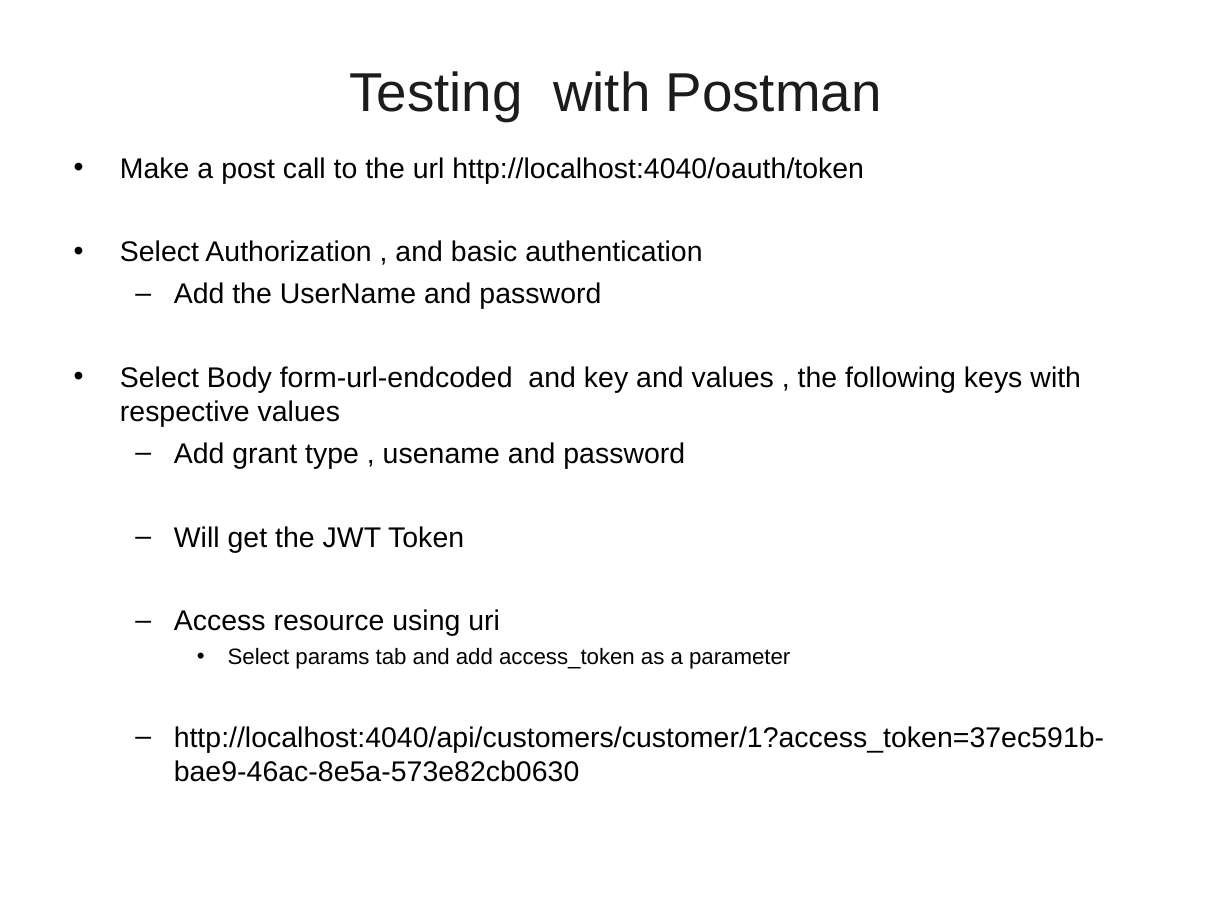
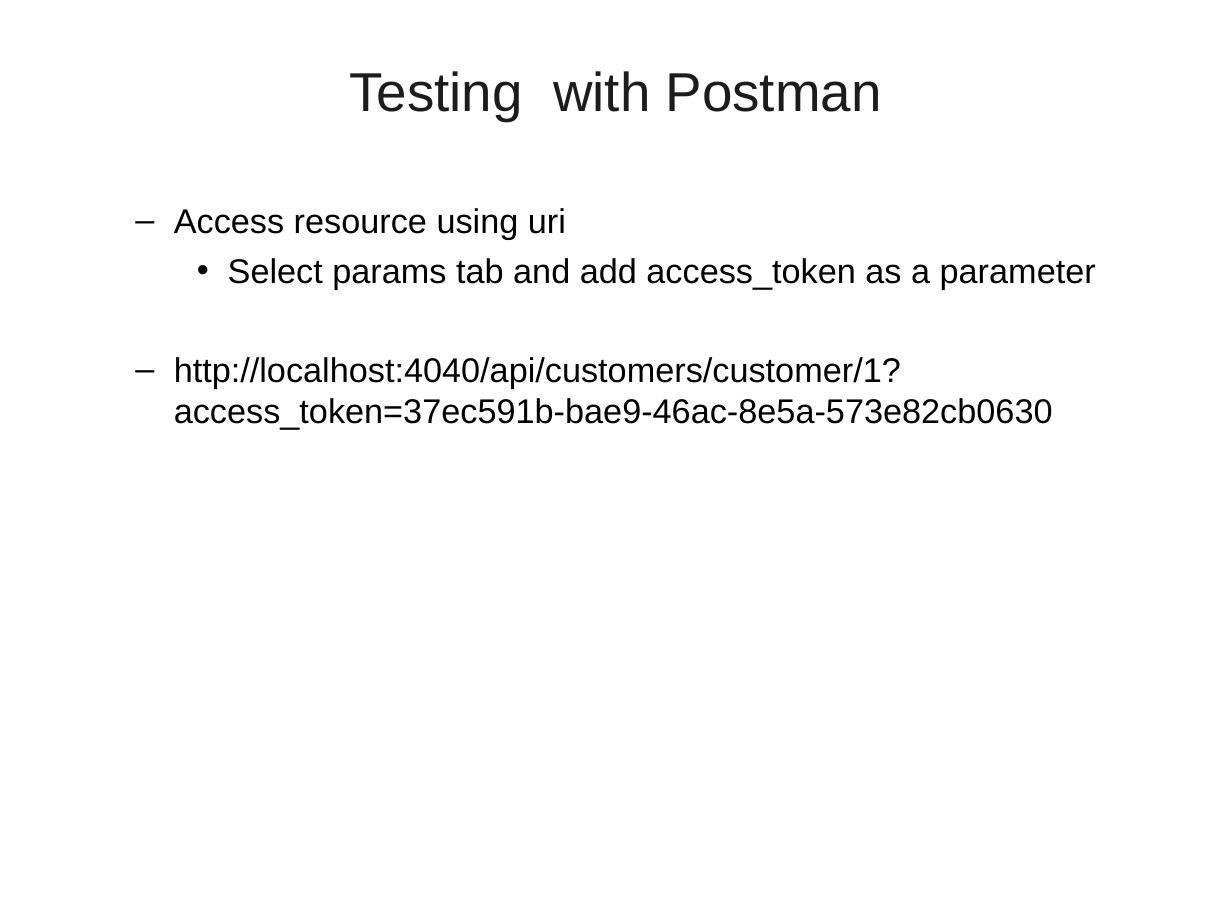
Before and after one commit to vatsank/spring_presentations, a slide deck: slide 60 of SpringMicroService_Module2_Ver01.ppt (slide 59 before the commit). Drawn at 1232x924 pixels with LibreOffice and Linux fonts; fonts in the diff are those of the drawing; background and template pictures are left out. Boxes give left, top, right and bottom in pixels: in the first picture for what was removed or moved away, otherwise in the second. Text is boxed around its words. In the diff, an @@ line names an element or a change of style, - is before the commit and + after.

Commit message:
Updated with Oauth2 Post Man Testing - Steps

```diff
--- a/SpringMicroService_Module2_Ver01.ppt
+++ b/SpringMicroService_Module2_Ver01.ppt
@@ text "Access resource using uri" at bbox=[174, 208, 1096, 430]: size 16.6 to 20 pt in "Access resource using uri", "http://localhost:4040/api/customers/customer/1?access_token= ..."; size 12.9 to 20 pt in "Select params tab and add access_token as ..."; more space between paragraphs @@
@@ text at bbox=[120, 157, 1081, 552]: paragraphs removed @@
-• Make a post call to the url http://localhost:4040/oauth/token
-• Select Authorization , and basic authentication
-  – Add the UserName and password
-• Select Body form-url-endcoded and key and values , the following keys with respective values
-  – Add grant type , usename and password
-  – Will get the JWT Token
```
Also in this commit, not shown: 4 slides added, 2 other files.
